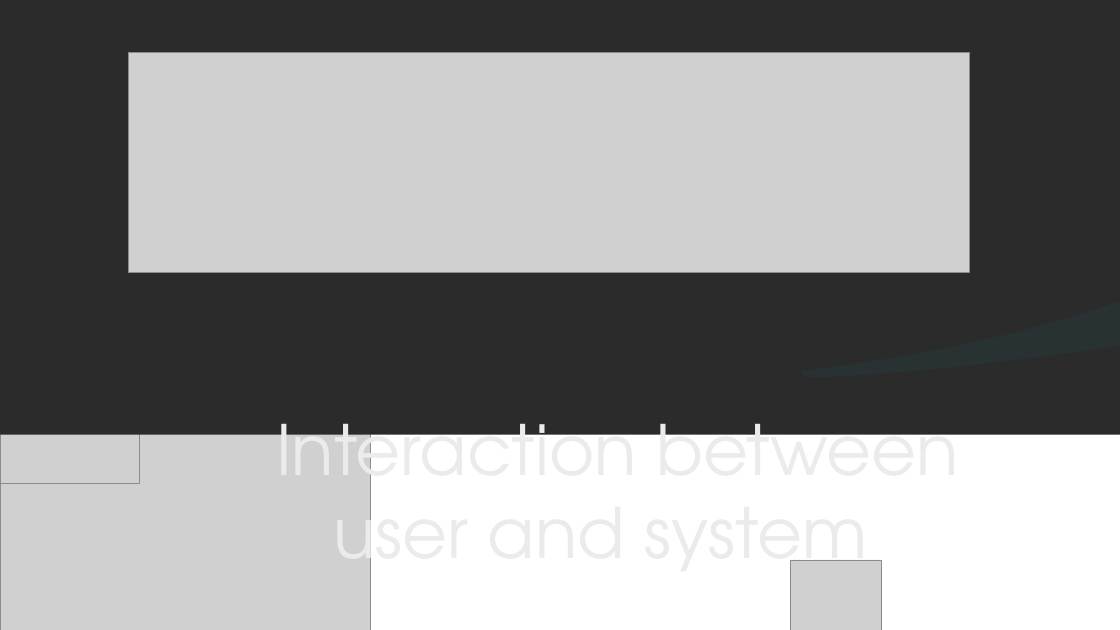
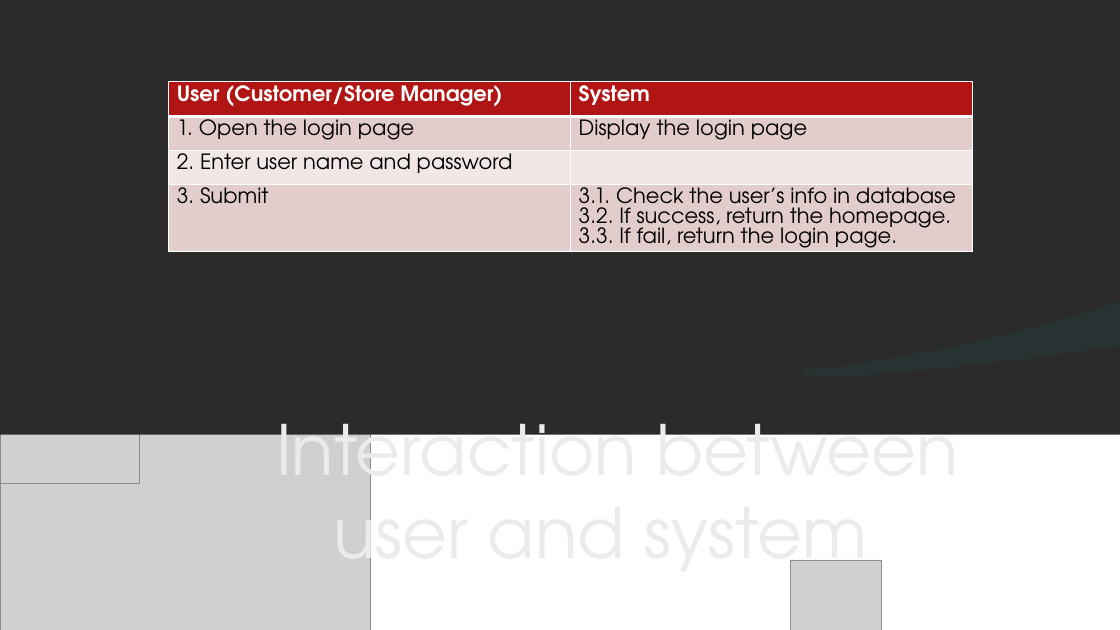
Before and after one commit to WebProj2017/Application1, a slide deck: slide 4 of WebPresentation-1st.pptx. Drawn at 1120x630 pixels with LibreOffice and Linux fonts; fonts in the diff are those of the drawing; grey boxes stand for pictures; background and template pictures are left out; a plain dark background stands for a picture behind light text. Boxes give left, top, right and bottom in pixels: in the first picture for what was removed or moved away, otherwise in the second. Text is boxed around its words. In the diff, an @@ line names an element or a change of style, - is before the commit and + after.

```diff
--- a/WebPresentation-1st.pptx
+++ b/WebPresentation-1st.pptx
@@ picture removed at box(129, 52, 970, 273) @@
@@ table added at box(168, 82, 971, 269), 4 rows, 2 columns @@
+User (Customer/Store Manager) | System
+1. Open the login page | Display the login page
+2. Enter user name and password | 
+3. Submit | 3.1. Check the user’s info in database / 3.2. If success, return the homepage. / 3.3. If fail, return the login page.
```
Also in this commit, not shown: 1 other slide changed.
